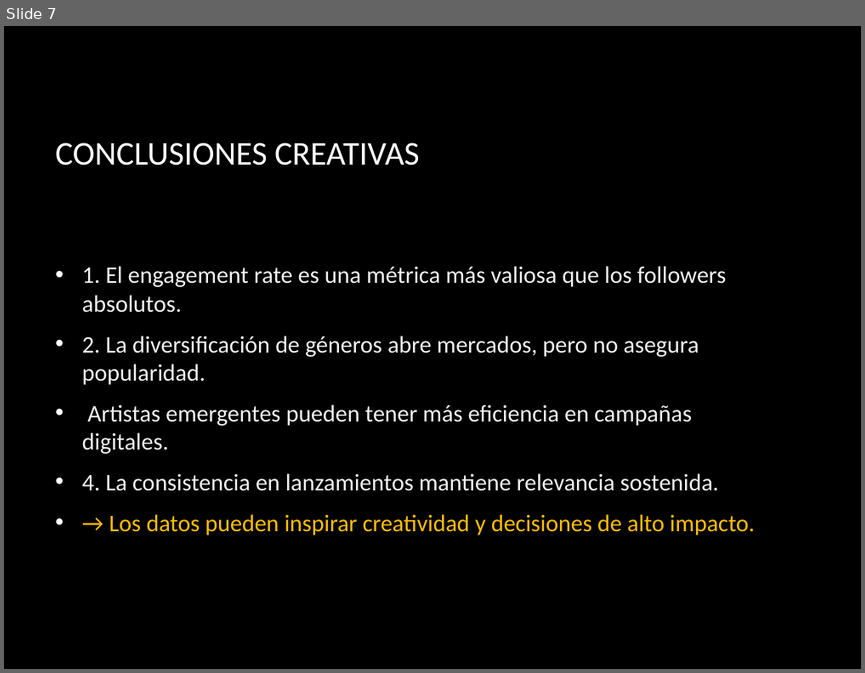
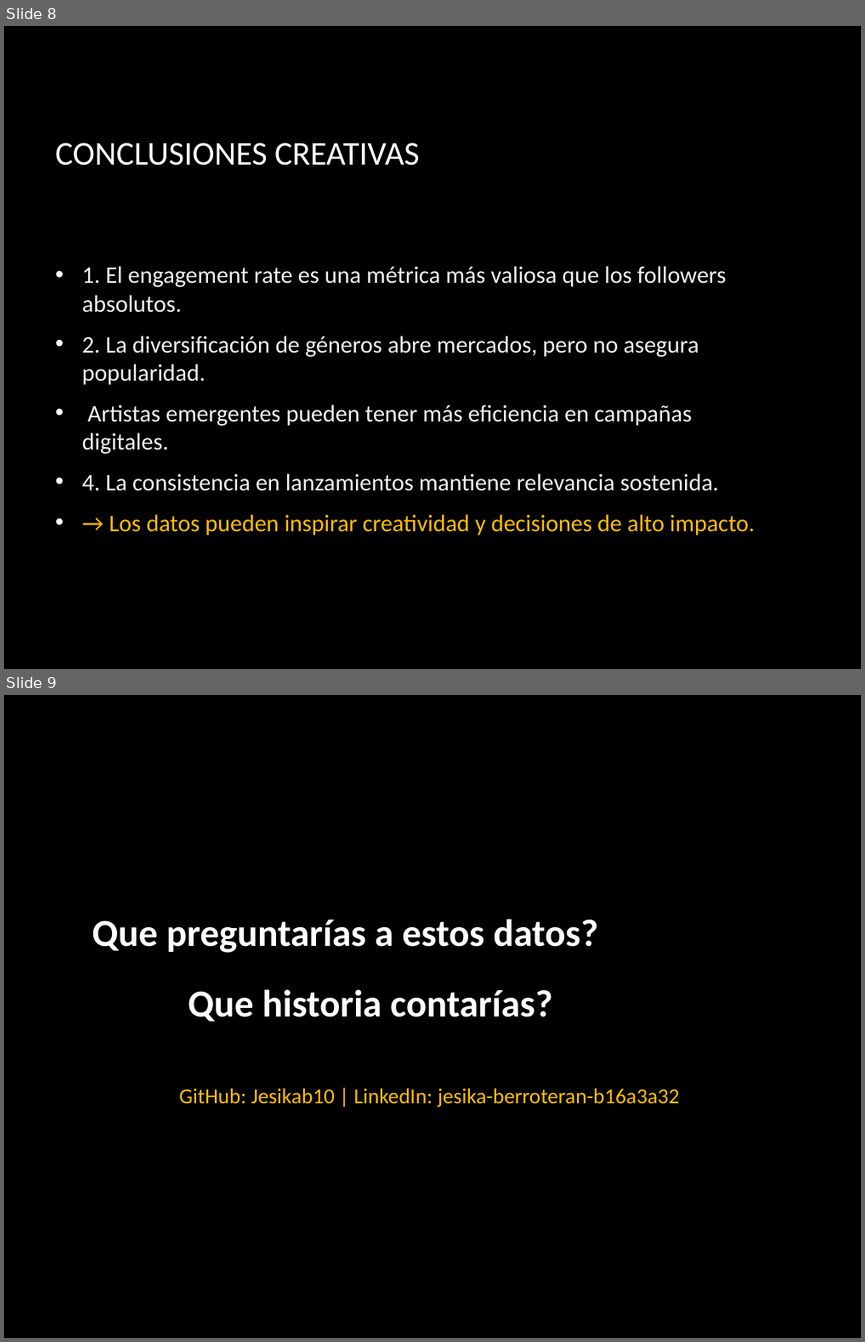
Before and after one commit to Jesikab10/spotify-etl-analytics, a slide deck: spotify_portfolio_creative_strategy.pptx. Shown one above the other, each under a label of ours: slide 7 before the commit, slides 8 and 9 after it. The pictures are 865x673 and 865x1342 pixels, drawn with LibreOffice and Linux fonts; fonts in the diff are those of the drawing; background and template pictures are left out. Boxes give left, top, right and bottom in pixels: in the first picture for what was removed or moved away, otherwise in the second. Text is boxed around its words. In the diff, an @@ line names an element or a change of style, - is before the commit and + after.

```diff
--- a/spotify_portfolio_creative_strategy.pptx
+++ b/spotify_portfolio_creative_strategy.pptx
@@ slide 9 added at (x1=4, y1=695, x2=861, y2=1338), background picture (left out) @@
@@ text added at (x1=92, y1=919, x2=599, y2=953), 32 pt, text #FFFFFF, bold @@
+Que preguntarías a estos datos?
@@ text added at (x1=188, y1=989, x2=552, y2=1021), 32 pt, text #FFFFFF, bold @@
+Que historia contarías?
@@ text added at (x1=179, y1=1088, x2=679, y2=1107), 18 pt, text #FFC000 @@
+GitHub: Jesikab10 | LinkedIn: jesika-berroteran-b16a3a32
@@ what was slide 7 is now slide 8 @@
```
Also in this commit, not shown: 2 slides changed, 1 other slide added, 1 slide removed, 2 other files.
